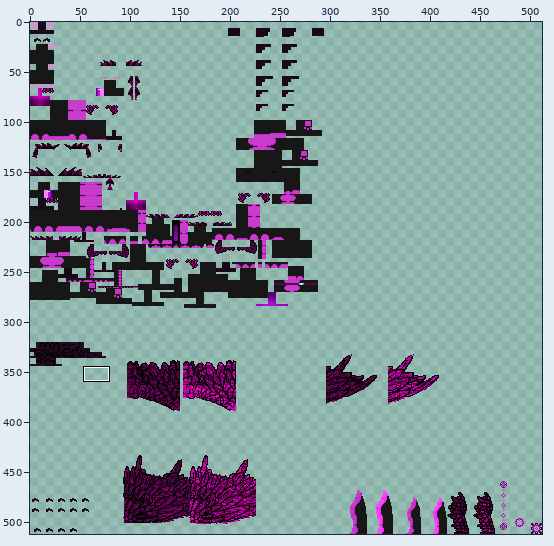
File history of a sprite sheet, src/test/resources/NinjaAdiv915_newborn.png. The first picture is a wide view before the edit; the outline marks the close-up.
Close-up. Before the edit:
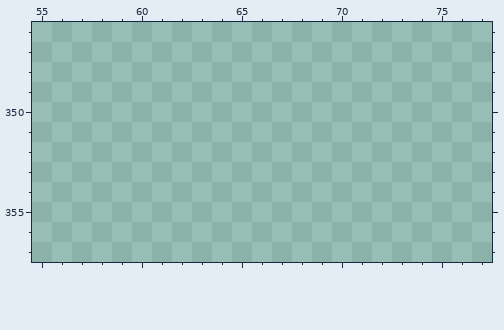
The file is 512x512 pixels. Colours within 5 levels of each other are drawn and written as one. Shown: x 55..77, y 346..357. The commit also changed other parts of the picture, which this record leaves out.
Palette (. is transparent): 
New version:
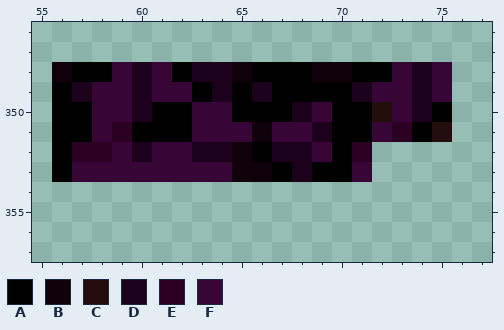
Colours new in this view: A #000000  B #10000a  C #230d0d  D #1d001b  E #2b0023  F #370636
The exact change:
y 348: x 56..75 .................... -> BAAFDFADDBAAABBAAFDF
y 349: x 56..75 .................... -> ADFFDFFADADAAAADFFDF
y 350: x 56..75 .................... -> AAFFDAAFFAAADFAACFDA
y 351: x 56..75 .................... -> AAFEAAAFFFBFFDAAFEAC
y 352: x 56..71 ................ -> AEEFDFFDDBADDFAE
y 353: x 56..71 ................ -> AFFFFFFFFBBADAAF
Pixel boxes of the changes (left, top, right, bottom) in both close-ups:
added: (52, 62, 452, 182)
